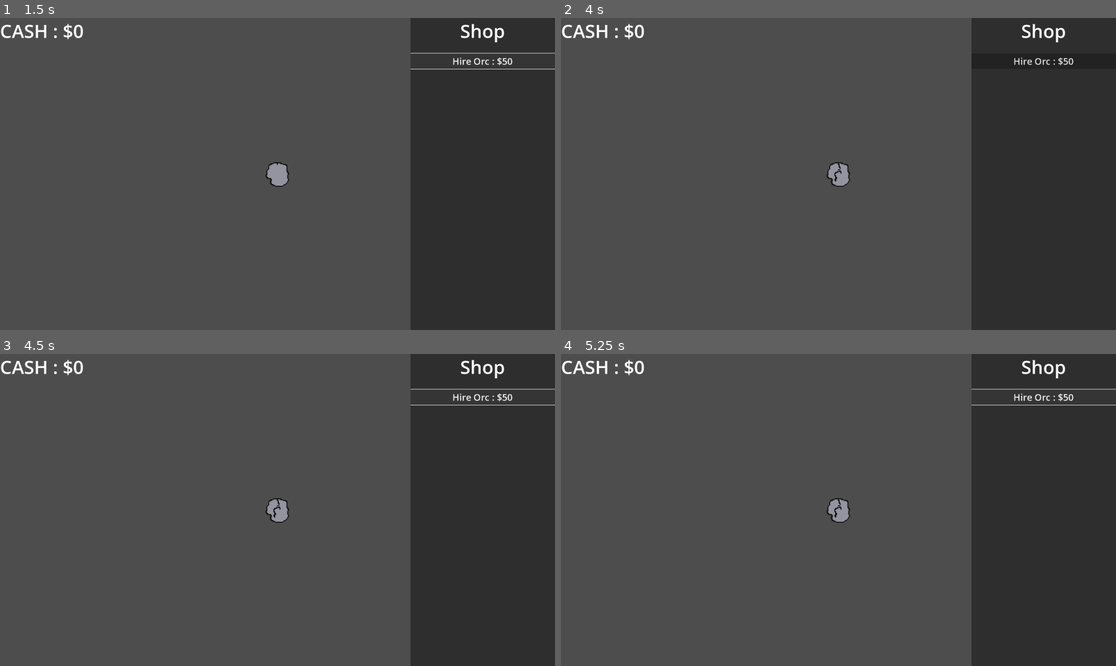
Above: before the commit, frames 1-4 (two rows, left to right).
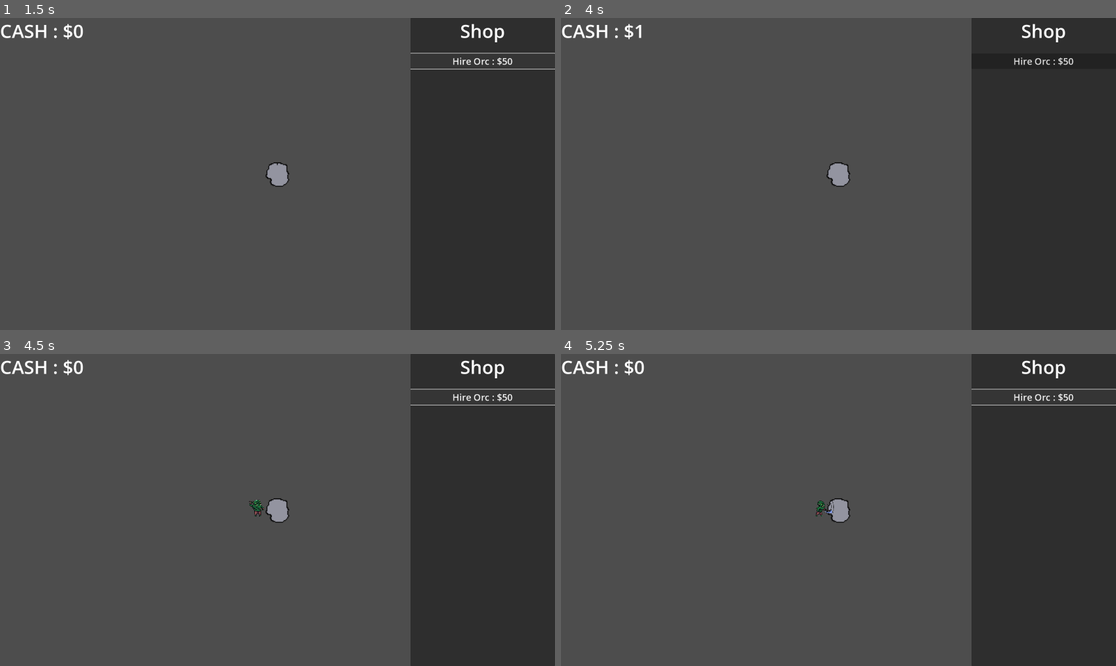
Above: after the commit, the same moments.

Repository: alstonStone/BoulderBreakerz
Game: Godot game, scene res://Scenes/game.tscn
Same seed, same stepped clock (60 frames per second), same inputs: the game is played once before the commit and once after it.
Inputs (mouse positions are in pixels of both pictures, inside the frame that each line leads up to):
- Up to frame 1 (1.5 s): click (277, 174) at 0.5 s; click "Hire Orc : $50" at 1.25 s
- Up to frame 2 (4 s): click (838, 174) at 2 s; click "Hire Orc : $50" at 2.75 s; click (838, 174) at 3.5 s
- Up to frame 3 (4.5 s): click "Hire Orc : $50" at 4.25 s
- Up to frame 4 (5.25 s): tap Enter at 5 s

Frame 1 is identical in both runs. In frame 2, less than 0.1% of the frame differs, in the area x 13-51%, y 2-53%; in frame 3, 0.1%, in the area x 44-51%, y 46-53%; in frame 4, 0.1%.

Commit message:
added minig orc, orc animation lines up with scroe and rock damage animation

Diff:
--- a/Scenes/game.tscn
+++ b/Scenes/game.tscn
@@ -131,9 +131,10 @@
 visible = false
 position = Vector2(903, 516)
 sprite_frames = SubResource("SpriteFrames_v8ye3")
-frame = 1
-frame_progress = 0.413756
 script = ExtResource("6_s0a0u")
 
 [connection signal="pressed" from="Boulder" to="Boulder" method="_on_pressed"]
 [connection signal="pressed" from="ShopTab/ShopLabel/BuyOrcButton" to="Orc" method="_on_buy_orc_button_pressed"]
+[connection signal="visibility_changed" from="ShopTab/ShopLabel/BuyOrcButton" to="Boulder" method="_on_buy_orc_button_visibility_changed"]
+[connection signal="animation_finished" from="Orc" to="Boulder" method="_on_orc_animation_finished"]
+[connection signal="animation_looped" from="Orc" to="Boulder" method="_on_orc_animation_looped"]
--- a/Scripts/Boulder.gd
+++ b/Scripts/Boulder.gd
@@ -4,6 +4,9 @@
 var startingHealth = 5
 var health = startingHealth
 var reward = 1
+
+var orcVisible = false
+
 
 @onready var image = $BoulderImage
 
@@ -27,3 +30,21 @@
 		Game.score += reward
 				#rest image
 		image.frame = 0
+
+func _on_orc_animation_looped():
+	if orcVisible :
+		health -= Game.hitDamage
+		image.frame += 1
+		if health <=0:
+			#reset health
+			health = startingHealth
+			image.frame += 1
+			await get_tree().create_timer(0.1).timeout
+			#add reward to cash
+			Game.score += reward
+					#rest image
+			image.frame = 0
+
+
+func _on_buy_orc_button_visibility_changed():
+	orcVisible = true
--- a/Scripts/Orc.gd
+++ b/Scripts/Orc.gd
@@ -1,4 +1,8 @@
 extends AnimatedSprite2D
+
+var rewardClaimed = false
+
+
 
 
 # Called when the node enters the scene tree for the first time.
@@ -11,7 +15,6 @@
 
 
 func _on_buy_orc_button_pressed():
-
-	if Game.score >= 5 :
-		Game.score -= 5
+	if Game.score >= 1:
+		Game.score -= 1
 		self.visible = true
--- a/Scripts/ScoreLabel.gd
+++ b/Scripts/ScoreLabel.gd
@@ -1,11 +1,6 @@
 extends Label
 
-
+@onready var orcMiner = $Orc
 
 func _process(delta):
 	self.text = "CASH : $"+str(Game.score)
-
-
-
-func _on_boulder_pressed():
-	Game.score += 1
